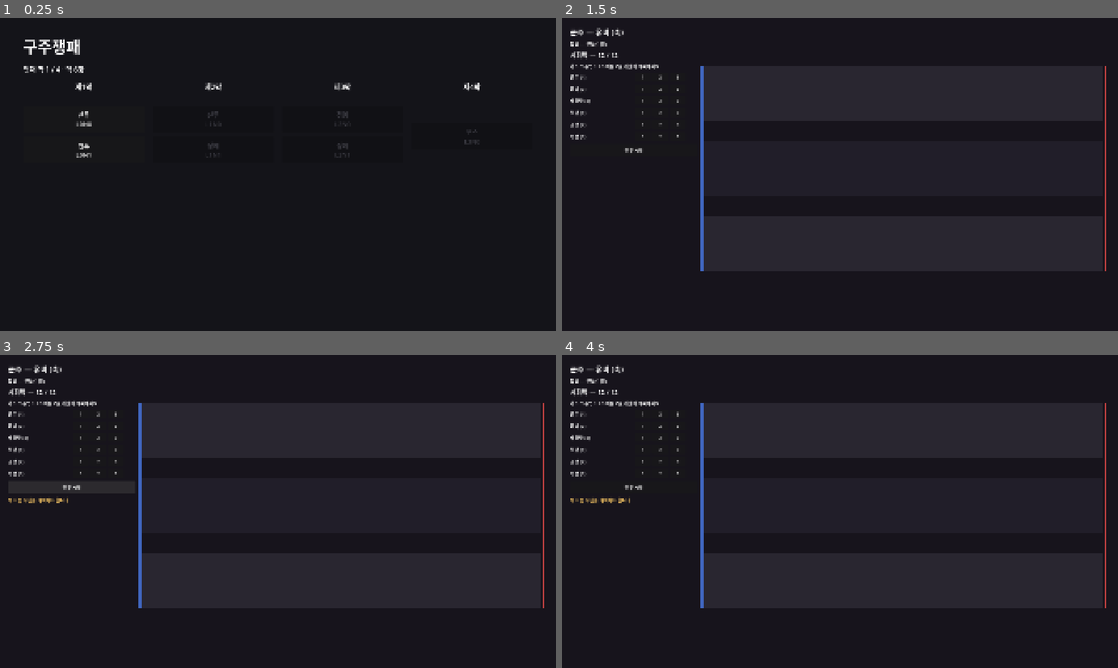
Above: before the commit, frames 1-4 (two rows, left to right).
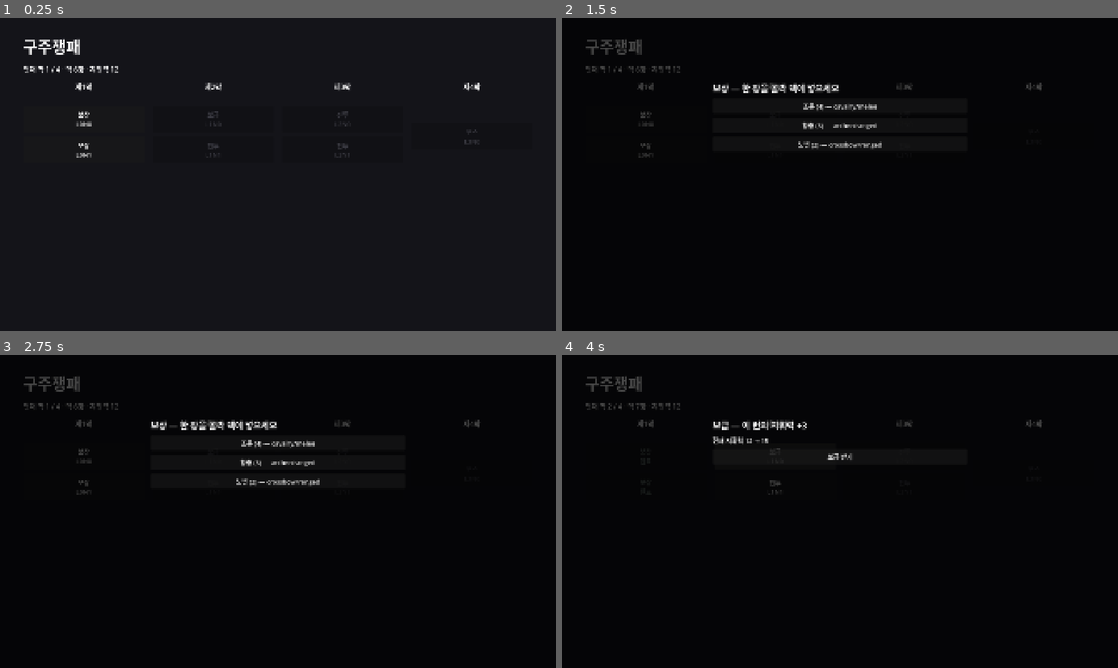
Above: after the commit, the same moments.

Repository: sgeniusk/guju-jaengpae
Game: Godot game, scene res://scenes/screens/run_map.tscn
Same seed, same stepped clock (60 frames per second), same inputs: the game is played once before the commit and once after it.
Inputs (mouse positions are in pixels of both pictures, inside the frame that each line leads up to):
- Up to frame 1 (0.25 s): no input
- Up to frame 2 (1.5 s): click (645, 118) at 0.5 s, where only the run before the commit has a clickable "전투 L0N0"; click (645, 118) at 1.25 s, where only the run after the commit has a clickable "보상 L0N0"
- Up to frame 3 (2.75 s): click (83, 486) at 2 s, where only the run after the commit has a clickable "보상 L0N1"
- Up to frame 4 (4 s): click (840, 442) at 2.75 s, where only the run after the commit has a clickable "조운 (4) — cavalry/melee"; click (773, 455) at 3.5 s, where only the run after the commit has a clickable "보급 L1N0"

The runs differ from the first frame. In frame 1, 0.2% of the frame differs, in the area x 14-63%, y 15-42%; in frame 2, 38%; in frame 3, 39%; in frame 4, 39%, in the area x 1-98%, y 3-81%.

Commit message:
feat: v0.2 맵 노드 다양화 (feat-008) + 로드맵
맵에 비전투 노드 추가 — REWARD(전투 없이 카드 +1)·SUPPLY(런 지휘력 영구 +3). RunMap NodeType 5종 + is_battle 가중 생성, RunState command_points(battle.gd 배치 한도로 사용), run_map 오버레이로 보상/보급 해결 후 막 진행. v0.2 골격(다중 파도+맵+노드) 완성.

docs/roadmap.md 정본 로드맵 추가(v0.2→v1.0 경로).

검증 — test_map_nodes 29단언, ./init.sh 125단언 green, 회귀 0. 구현 Codex(gpt-5.5 xhigh) 외주, 편집장 독립 재검증.

Co-Authored-By: Claude Opus 4.8 (1M context) <noreply@anthropic.com>

Diff:
--- a/feature_list.json
+++ b/feature_list.json
@@ -64,6 +64,15 @@
       "status": "done",
       "owner": "Codex",
       "evidence": "RunMap + run_map.tscn main_scene + 노드별 WaveFactory + battle→map 복귀. test_run_map 20단언 추가, ./init.sh 96단언 green, run_map/battle 부팅 스모크 OK."
+    },
+    {
+      "id": "feat-008",
+      "name": "맵 노드 다양화",
+      "description": "비전투 노드 추가 — REWARD(전투 없이 카드 +1)·SUPPLY(런 지휘력 영구 +3). RunMap NodeType 5종 + is_battle, RunState command_points, run_map 오버레이로 해결. 스펙 docs/specs/feat-008.md.",
+      "dependencies": ["feat-007"],
+      "status": "done",
+      "owner": "Codex",
+      "evidence": "RunMap NodeType 5종(+REWARD/SUPPLY)·is_battle·가중 생성, RunState command_points + battle.gd가 런 지휘력 사용, run_map 비전투 오버레이(보상 선택/보급 확인)→막 진행. test_map_nodes 29단언. ./init.sh 125단언 green, 회귀·스코프 준수."
     }
   ]
 }
--- a/scripts/autoloads/run_manager.gd
+++ b/scripts/autoloads/run_manager.gd
@@ -15,6 +15,12 @@
 func add_card(id: StringName) -> void:
 	state.add_card(id)
 
+func get_command_points() -> int:
+	return state.command_points if state != null else 12
+
+func add_command_points(n: int) -> void:
+	state.add_command_points(n)
+
 func available_nodes() -> Array:
 	return state.map.available()
 
@@ -27,8 +33,26 @@
 func active_node_type() -> int:
 	return state.map.active_type()
 
+func active_is_battle() -> bool:
+	return RunMap.is_battle(active_node_type())
+
 func map_finished() -> bool:
 	return state.map.finished()
+
+func node_label(node_type: int) -> String:
+	match node_type:
+		RunMap.NodeType.BATTLE:
+			return "전투"
+		RunMap.NodeType.ELITE:
+			return "정예"
+		RunMap.NodeType.REWARD:
+			return "보상"
+		RunMap.NodeType.SUPPLY:
+			return "보급"
+		RunMap.NodeType.BOSS:
+			return "보스"
+		_:
+			return "전투"
 
 # 보상 후보 최대 n장.
 func reward_candidates(n: int) -> Array[StringName]:
--- a/scripts/battle/battle.gd
+++ b/scripts/battle/battle.gd
@@ -17,6 +17,7 @@
 var _sim := BattleSim.new()
 var _lord: LordData
 var _points: int = START_POINTS
+var _max_points: int = START_POINTS
 var _vis: Dictionary = {}            # BattleUnit -> { root: Control, hp: ColorRect }
 var _lane_count := [0, 0, 0]         # 레인별 아군 배치 수(겹침 방지 오프셋)
 var _node_completed := false
@@ -32,6 +33,8 @@
 func _ready() -> void:
 	_lord = CardLibrary.get_lord(LORD_ID)
 	RunManager.ensure_started(LORD_ID)
+	_max_points = RunManager.get_command_points()
+	_points = _max_points
 	_build_field()
 	_build_panel()
 	if _lord == null:
@@ -361,4 +364,4 @@
 	return card.card_type
 
 func _update_points() -> void:
-	_points_label.text = "지휘력 — %d / %d" % [_points, START_POINTS]
+	_points_label.text = "지휘력 — %d / %d" % [_points, _max_points]
--- a/scripts/run/run_map.gd
+++ b/scripts/run/run_map.gd
@@ -2,7 +2,7 @@
 class_name RunMap
 extends RefCounted
 
-enum NodeType { BATTLE, ELITE, BOSS }
+enum NodeType { BATTLE, ELITE, REWARD, SUPPLY, BOSS }
 
 var layers: Array = []
 var layer_idx: int = 0
@@ -17,7 +17,7 @@
 	for layer in maxi(0, normal_layers):
 		var nodes: Array[Dictionary] = []
 		for node_idx in 2:
-			var node_type := NodeType.ELITE if rng.randf() < 0.3 else NodeType.BATTLE
+			var node_type := _roll_node_type(rng)
 			nodes.append({
 				"type": node_type,
 				"id": "L%dN%d" % [layer, node_idx],
@@ -57,3 +57,16 @@
 
 func total_layers() -> int:
 	return layers.size()
+
+static func is_battle(node_type: int) -> bool:
+	return node_type == NodeType.BATTLE or node_type == NodeType.ELITE or node_type == NodeType.BOSS
+
+static func _roll_node_type(rng: RandomNumberGenerator) -> int:
+	var roll := rng.randf()
+	if roll < 0.5:
+		return NodeType.BATTLE
+	if roll < 0.7:
+		return NodeType.ELITE
+	if roll < 0.9:
+		return NodeType.REWARD
+	return NodeType.SUPPLY
--- a/scripts/run/run_state.gd
+++ b/scripts/run/run_state.gd
@@ -7,11 +7,13 @@
 var wave_index: int = 0
 var started: bool = false
 var map := RunMap.new()
+var command_points: int = 12
 
 func start_run(lord: LordData, catalog: CardCatalog) -> void:
 	lord_id = lord.id if lord != null else &""
 	deck = catalog.get_lord_deck(lord)
 	wave_index = 0
+	command_points = 12
 	started = true
 
 func has_card(id: StringName) -> bool:
@@ -19,3 +21,6 @@
 
 func add_card(id: StringName) -> void:
 	deck.append(id)
+
+func add_command_points(n: int) -> void:
+	command_points += n
--- a/scripts/screens/run_map.gd
+++ b/scripts/screens/run_map.gd
@@ -5,6 +5,7 @@
 const BATTLE_SCENE := "res://scenes/battle/battle.tscn"
 
 var _root: VBoxContainer
+var _overlay: Control
 
 func _ready() -> void:
 	RunManager.ensure_started(LORD_ID)
@@ -39,10 +40,11 @@
 	_root.add_child(title)
 
 	var summary := Label.new()
-	summary.text = "현재 막 %d / %d · 덱 %d장" % [
+	summary.text = "현재 막 %d / %d · 덱 %d장 · 지휘력 %d" % [
 		min(RunManager.state.map.layer_idx + 1, RunManager.state.map.total_layers()),
 		RunManager.state.map.total_layers(),
 		RunManager.get_deck().size(),
+		RunManager.get_command_points(),
 	]
 	summary.add_theme_font_size_override("font_size", 24)
 	_root.add_child(summary)
@@ -114,7 +116,15 @@
 
 func _on_node_pressed(node_idx: int) -> void:
 	RunManager.choose_node(node_idx)
-	GameManager.change_scene(BATTLE_SCENE)
+	var node_type := RunManager.active_node_type()
+	if RunMap.is_battle(node_type):
+		GameManager.change_scene(BATTLE_SCENE)
+	elif node_type == RunMap.NodeType.REWARD:
+		_show_reward_overlay()
+	elif node_type == RunMap.NodeType.SUPPLY:
+		_show_supply_overlay()
+	else:
+		GameManager.change_scene(BATTLE_SCENE)
 
 func _on_new_run_pressed() -> void:
 	RunManager.reset_run()
@@ -122,12 +132,80 @@
 	_render()
 
 func _node_label(node_type: int) -> String:
-	match node_type:
-		RunMap.NodeType.BATTLE:
-			return "전투"
-		RunMap.NodeType.ELITE:
-			return "정예"
-		RunMap.NodeType.BOSS:
-			return "보스"
-		_:
-			return "전투"
+	return RunManager.node_label(node_type)
+
+func _show_reward_overlay() -> void:
+	var box := _new_overlay_box()
+	var head := Label.new()
+	head.text = "보상 — 한 장을 골라 덱에 넣으세요"
+	head.add_theme_font_size_override("font_size", 30)
+	box.add_child(head)
+
+	var candidates := RunManager.reward_candidates(3)
+	if candidates.is_empty():
+		var none := Label.new()
+		none.text = "획득 가능한 보상이 없습니다."
+		box.add_child(none)
+		box.add_child(_make_overlay_button("계속", _complete_non_battle_and_render))
+		return
+	for id in candidates:
+		var card := CardLibrary.get_card(id)
+		var label := String(id)
+		if card != null:
+			label = "%s (%d) — %s" % [card.display_name, card.cost, _card_brief(card)]
+		box.add_child(_make_overlay_button(label, _pick_reward.bind(id)))
+
+func _show_supply_overlay() -> void:
+	var box := _new_overlay_box()
+	var head := Label.new()
+	head.text = "보급 — 이 런의 지휘력 +3"
+	head.add_theme_font_size_override("font_size", 30)
+	box.add_child(head)
+
+	var now := Label.new()
+	now.text = "현재 지휘력 %d → %d" % [RunManager.get_command_points(), RunManager.get_command_points() + 3]
+	now.add_theme_font_size_override("font_size", 22)
+	box.add_child(now)
+	box.add_child(_make_overlay_button("보급 받기", _take_supply))
+
+func _pick_reward(id: StringName) -> void:
+	RunManager.add_card(id)
+	EventBus.card_rewarded.emit(id)
+	_complete_non_battle_and_render()
+
+func _take_supply() -> void:
+	RunManager.add_command_points(3)
+	_complete_non_battle_and_render()
+
+func _complete_non_battle_and_render() -> void:
+	RunManager.complete_node()
+	_render()
+
+func _new_overlay_box() -> VBoxContainer:
+	if _overlay != null and is_instance_valid(_overlay):
+		_overlay.queue_free()
+	var shade := ColorRect.new()
+	shade.color = Color(0.0, 0.0, 0.0, 0.72)
+	shade.set_anchors_preset(Control.PRESET_FULL_RECT)
+	add_child(shade)
+	_overlay = shade
+
+	var box := VBoxContainer.new()
+	box.position = Vector2(520.0, 220.0)
+	box.custom_minimum_size = Vector2(880.0, 0.0)
+	box.add_theme_constant_override("separation", 14)
+	shade.add_child(box)
+	return box
+
+func _make_overlay_button(text: String, cb: Callable) -> Button:
+	var b := Button.new()
+	b.text = text
+	b.custom_minimum_size = Vector2(0.0, 52.0)
+	b.add_theme_font_size_override("font_size", 22)
+	b.pressed.connect(cb)
+	return b
+
+func _card_brief(card: CardData) -> String:
+	if card is UnitCardData:
+		return "%s/%s" % [card.troop_type, card.attack_range]
+	return card.card_type
--- /dev/null
+++ b/test/test_map_nodes.gd
@@ -0,0 +1,94 @@
+# feat-008 맵 노드 다양화와 런 지휘력 상태를 검증한다.
+extends TestCase
+
+func test_node_type_has_five_named_kinds() -> void:
+	for key in ["BATTLE", "ELITE", "REWARD", "SUPPLY", "BOSS"]:
+		truthy(RunMap.NodeType.has(key), "NodeType.%s 존재" % key)
+
+func test_is_battle_classifies_combat_and_non_combat_nodes() -> void:
+	var is_battle := Callable(RunMap, "is_battle")
+	truthy(is_battle.is_valid(), "RunMap.is_battle 헬퍼 존재")
+	if not is_battle.is_valid():
+		return
+	truthy(is_battle.call(RunMap.NodeType.get("BATTLE")), "BATTLE은 전투")
+	truthy(is_battle.call(RunMap.NodeType.get("ELITE")), "ELITE는 전투")
+	truthy(is_battle.call(RunMap.NodeType.get("BOSS")), "BOSS는 전투")
+	falsy(is_battle.call(RunMap.NodeType.get("REWARD")), "REWARD는 비전투")
+	falsy(is_battle.call(RunMap.NodeType.get("SUPPLY")), "SUPPLY는 비전투")
+
+func test_generate_is_deterministic_and_can_include_non_battle_nodes() -> void:
+	var first := RunMap.new()
+	var second := RunMap.new()
+	first.generate(77, 3)
+	second.generate(77, 3)
+	eq(_type_sequence(first.layers), _type_sequence(second.layers), "같은 seed는 같은 노드 종류")
+
+	var sample := RunMap.new()
+	sample.generate(77, 3)
+	for layer_idx in 3:
+		eq(sample.layers[layer_idx].size(), 2, "선택 막은 2노드")
+	eq(sample.layers[3].size(), 1, "마지막 막은 보스 1노드")
+	eq(sample.layers[3][0]["type"], RunMap.NodeType.get("BOSS"), "마지막 노드는 보스")
+
+	var found_non_battle := false
+	for seed in 40:
+		var run_map := RunMap.new()
+		run_map.generate(seed, 3)
+		if _has_non_battle_node(run_map.layers, 3):
+			found_non_battle = true
+	truthy(found_non_battle, "여러 seed 중 비전투 노드가 등장")
+
+func test_run_state_command_points_default_and_addition() -> void:
+	var run := RunState.new()
+	truthy(_has_property(run, "command_points"), "RunState.command_points 존재")
+	truthy(run.has_method("add_command_points"), "RunState.add_command_points 존재")
+	if not _has_property(run, "command_points") or not run.has_method("add_command_points"):
+		return
+	eq(run.get("command_points"), 12, "새 런 지휘력 기본값")
+	run.call("add_command_points", 3)
+	eq(run.get("command_points"), 15, "보급 후 지휘력 증가")
+	eq(RunState.new().get("command_points"), 12, "새 RunState는 기본값으로 복귀")
+
+func test_run_manager_command_points_api_resets_with_new_run_state() -> void:
+	RunManager.reset_run()
+	eq(RunManager.get_command_points(), 12, "RunManager 지휘력 기본값")
+	RunManager.add_command_points(3)
+	eq(RunManager.get_command_points(), 15, "RunManager 보급 위임")
+	RunManager.reset_run()
+	eq(RunManager.get_command_points(), 12, "reset_run 후 지휘력 기본값")
+
+func test_reward_flow_adds_card_and_removes_it_from_eligible() -> void:
+	var cat := CardCatalog.new()
+	cat.load_all()
+	var run := RunState.new()
+	run.start_run(cat.get_lord(&"lord_liubei"), cat)
+	var eligible := RewardPool.eligible(cat, run.deck)
+	var picked: StringName = eligible[0]
+	var before := run.deck.size()
+
+	run.add_card(picked)
+
+	eq(run.deck.size(), before + 1, "REWARD 해결 후 덱 +1")
+	truthy(run.has_card(picked), "획득 카드 보유")
+	falsy(RewardPool.eligible(cat, run.deck).has(picked), "획득 카드는 후보에서 제외")
+
+func _type_sequence(layers: Array) -> Array[int]:
+	var out: Array[int] = []
+	for layer in layers:
+		for node in layer:
+			out.append(node["type"])
+	return out
+
+func _has_non_battle_node(layers: Array, normal_layers: int) -> bool:
+	for layer_idx in normal_layers:
+		for node in layers[layer_idx]:
+			var node_type: int = node["type"]
+			if node_type == RunMap.NodeType.get("REWARD") or node_type == RunMap.NodeType.get("SUPPLY"):
+				return true
+	return false
+
+func _has_property(obj: Object, property_name: String) -> bool:
+	for property in obj.get_property_list():
+		if String(property["name"]) == property_name:
+			return true
+	return false
Not shown, added: test/test_map_nodes.gd.uid
Not shown, changed: CHANGELOG.md
Not shown, added: docs/roadmap.md
Not shown, added: docs/specs/feat-008.md
Not shown, changed: progress.md
